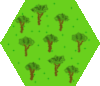
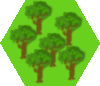
Before/after of a 100 x 86 layered artwork. What changed in the layer stack:
painted on "Vegetation" over bbox(7, 0, 91, 84)
